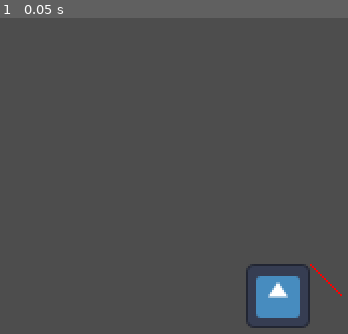
Above: before the commit, frame 1.
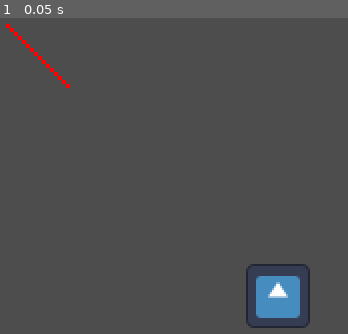
Above: after the commit, the same moment.

Repository: kennethbchen/Fireworkshop-Game
Game: Godot game, scene res://main.tscn
The game is run twice, just before and just after one commit, with the same random seed, the same clock (stepped at 60 frames per second) and the same inputs. The engine's default icon, where the game draws it, is replaced by a stand-in: a white triangle on a blue panel in a dark square.
Inputs:
- Up to frame 1 (0.05 s): no input

The runs differ from the first frame. In frame 1, 0.3% of the frame differs, in the area x 1-99%, y 1-88%.

Commit message:
Made frame script go directly on texture rect

Diff:
--- a/main.tscn
+++ b/main.tscn
@@ -15,15 +15,10 @@
 
 [node name="CanvasLayer" type="CanvasLayer" parent="."]
 
-[node name="Frame" type="Control" parent="CanvasLayer"]
-layout_mode = 3
-anchors_preset = 0
-offset_left = 160.0
-offset_top = 128.0
-offset_right = 200.0
-offset_bottom = 168.0
+[node name="Frame" type="TextureRect" parent="CanvasLayer"]
+offset_left = 8.0
+offset_top = 8.0
+offset_right = 24.0
+offset_bottom = 24.0
+scale = Vector2(2, 2)
 script = ExtResource("3_c1rli")
-
-[node name="TextureRect" type="TextureRect" parent="CanvasLayer/Frame"]
-offset_right = 16.0
-offset_bottom = 16.0
--- a/scripts/frame.gd
+++ b/scripts/frame.gd
@@ -1,4 +1,4 @@
-extends Control
+extends TextureRect
 
 @onready var display: TextureRect = $TextureRect
 
@@ -6,7 +6,6 @@
 var height: int = 16
 
 var img: Image
-var texture: ImageTexture
 
 # Called when the node enters the scene tree for the first time.
 func _ready():
@@ -23,9 +22,7 @@
 	texture = ImageTexture.create_from_image(img)
 
 	print(texture.get_image().get_pixel(0,0))
-
-	display.texture = texture
-	display.size= Vector2(width, height)
+	size = Vector2(width, height)
 
 
 # Called every frame. 'delta' is the elapsed time since the previous frame.
